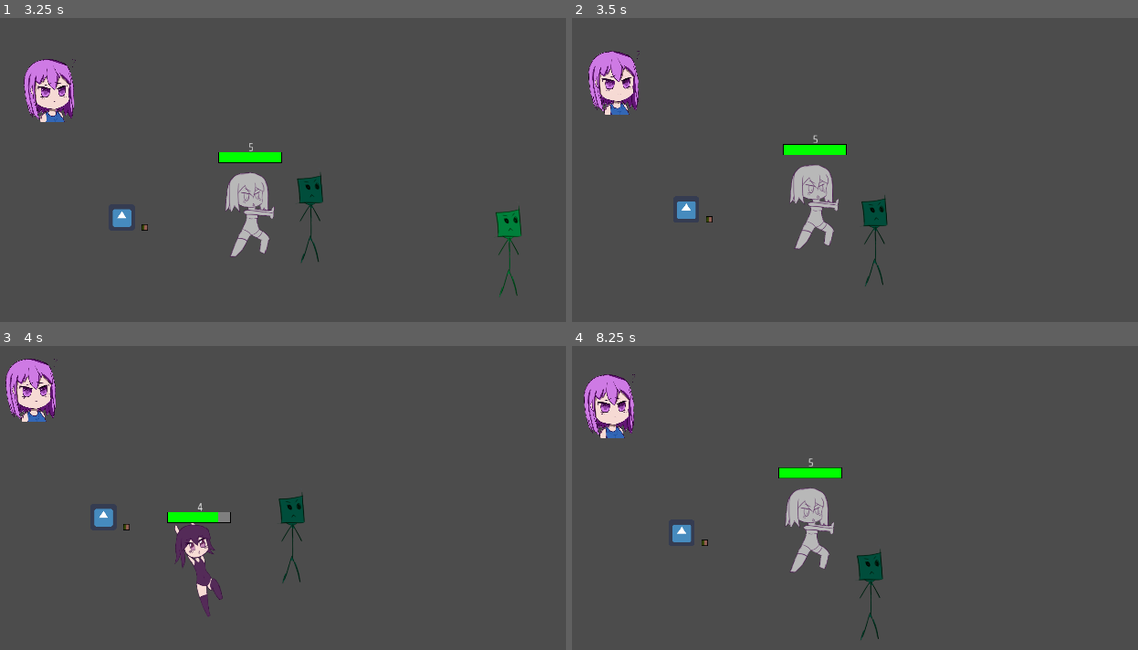
Above: before the commit, frames 1-4 (two rows, left to right).
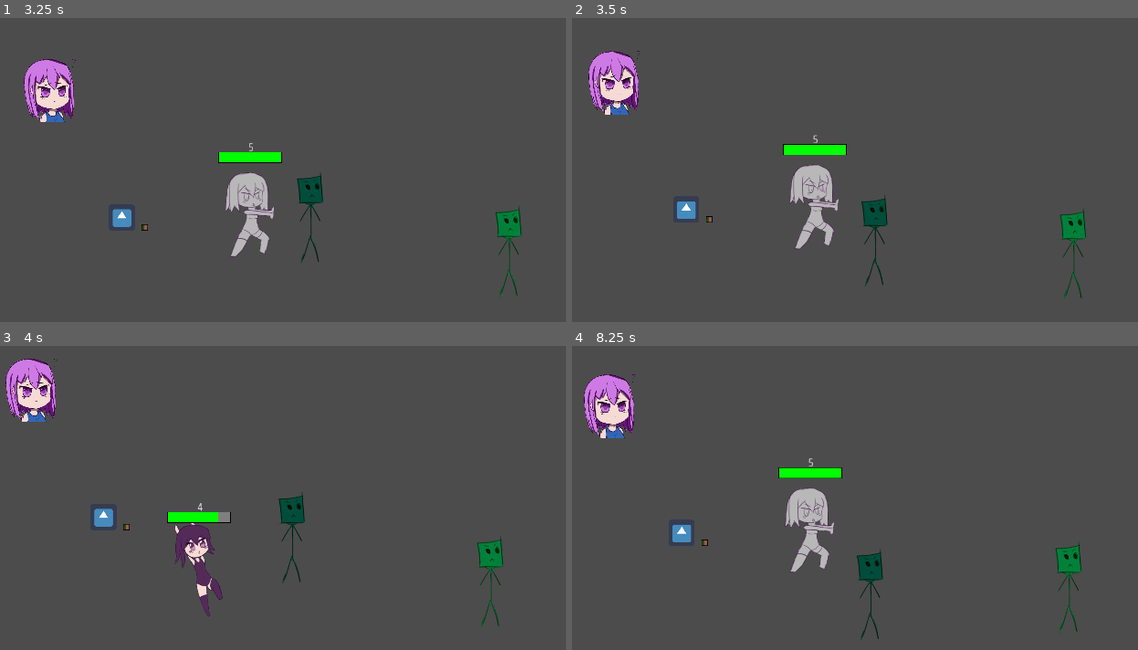
Above: after the commit, the same moments.

Repository: BeatMil/Mugi-again
Game: Godot game, scene res://scene/stage01.tscn
The game is run twice, just before and just after one commit, with the same random seed, the same clock (stepped at 60 frames per second) and the same inputs. The engine's default icon, where the game draws it, is replaced by a stand-in: a white triangle on a blue panel in a dark square.
Inputs:
- Up to frame 1 (3.25 s): tap Enter (ui_accept) at 0.5, 0.77, 0.8, 1.07, 1.35, 1.52, 1.82, 2.3, 3.02 s; hold R 0.53-1.28 s; hold Right (ui_right) 0.53-2.03 s; tap R at 1.55, 2.85 s; hold Left (ui_left) 2.03-2.78 s; hold R 2.03-2.78 s; hold Right (ui_right) from 2.78 s (still down)
- Up to frame 2 (3.5 s): keep holding Right (ui_right); tap Enter (ui_accept) at 3.32 s
- Up to frame 3 (4 s): keep holding Right (ui_right); tap Enter (ui_accept) at 3.6, 3.77 s
- Up to frame 4 (8.25 s): tap Enter (ui_accept) at 4.07, 4.52, 4.82, 5.3, 5.85, 6.02, 6.32, 6.77, 6.8, 7.07, 7.52, 7.82, 8.1 s; release Right (ui_right) at 4.28 s; hold Left (ui_left) 4.28-5.03 s; tap R at 4.35, 6.05, 7.35 s; hold Right (ui_right) 5.03-5.78 s; hold R 5.03-5.78 s; hold Left (ui_left) 5.78-7.28 s; hold R 6.53-7.28 s; hold Right (ui_right) from 7.28 s (still down)

Frame 1 is identical in both runs. In frame 2, 0.5% of the frame differs, in the area x 86-91%, y 62-93%; in frame 3, 0.5%; in frame 4, 0.5%.

Commit message:
added sfxblock

Diff:
--- a/prefab/PaperMask02.tscn
+++ b/prefab/PaperMask02.tscn
@@ -28,3 +28,4 @@
 position = Vector2( -16, 16 )
 shape = SubResource( 1 )
 [connection signal="timeout" from="Timer" to="." method="_on_Timer_timeout"]
+[connection signal="area_entered" from="Area2D" to="." method="_on_Area2D_area_entered"]
--- a/prefab/Player.tscn
+++ b/prefab/Player.tscn
@@ -462,11 +462,11 @@
 margin_bottom = -91.5789
 rect_scale = Vector2( 0.250677, 0.203678 )
 
-[node name="Timer" type="Timer" parent="."]
+[node name="Timer_attack" type="Timer" parent="."]
 wait_time = 0.8
 
 [node name="Recovery-timer" type="Timer" parent="."]
 wait_time = 0.2
 [connection signal="body_entered" from="Stand" to="." method="_on_Area2D_body_entered"]
-[connection signal="timeout" from="Timer" to="." method="_on_Timer_timeout"]
+[connection signal="timeout" from="Timer_attack" to="." method="_on_Timer_timeout"]
 [connection signal="timeout" from="Recovery-timer" to="." method="_on_Recovery_timeout"]
--- a/scene/stage01.tscn
+++ b/scene/stage01.tscn
@@ -1,14 +1,15 @@
-[gd_scene load_steps=12 format=2]
+[gd_scene load_steps=13 format=2]
 
 [ext_resource path="res://media/Player/MugiQT.png" type="Texture" id=1]
 [ext_resource path="res://prefab/Player.tscn" type="PackedScene" id=2]
 [ext_resource path="res://script/Ground.gd" type="Script" id=3]
 [ext_resource path="res://prefab/PaperMask.tscn" type="PackedScene" id=4]
-[ext_resource path="res://script/AudioBlock.gd" type="Script" id=5]
-[ext_resource path="res://script/cheat.gd" type="Script" id=6]
-[ext_resource path="res://media/Block/block-fish-01.png" type="Texture" id=7]
-[ext_resource path="res://icon.png" type="Texture" id=8]
-[ext_resource path="res://prefab/PaperMask02.tscn" type="PackedScene" id=9]
+[ext_resource path="res://script/cheat.gd" type="Script" id=5]
+[ext_resource path="res://media/Block/block-fish-01.png" type="Texture" id=6]
+[ext_resource path="res://icon.png" type="Texture" id=7]
+[ext_resource path="res://prefab/PaperMask02.tscn" type="PackedScene" id=8]
+[ext_resource path="res://script/AudioBlock.gd" type="Script" id=9]
+[ext_resource path="res://script/SfxBlock.gd" type="Script" id=10]
 
 [sub_resource type="RectangleShape2D" id=1]
 extents = Vector2( 776.42, 10 )
@@ -50,23 +51,27 @@
 [node name="PaperMask" parent="." instance=ExtResource( 4 )]
 position = Vector2( 1181.38, 439.616 )
 
-[node name="AudioBlock" type="AudioStreamPlayer" parent="."]
+[node name="CheatBox" type="Node2D" parent="."]
 script = ExtResource( 5 )
-
-[node name="CheatBox" type="Node2D" parent="."]
-script = ExtResource( 6 )
 
 [node name="Sprite" type="Sprite" parent="."]
 self_modulate = Color( 0.831373, 0.376471, 0.376471, 1 )
 position = Vector2( 304, 416 )
-texture = ExtResource( 7 )
+texture = ExtResource( 6 )
 centered = false
 
 [node name="icon-godot" type="Sprite" parent="."]
 position = Vector2( 256, 400 )
-texture = ExtResource( 8 )
+texture = ExtResource( 7 )
 
-[node name="PaperMask02" parent="." instance=ExtResource( 9 )]
+[node name="PaperMask02" parent="." instance=ExtResource( 8 )]
 position = Vector2( 720, 352 )
+
+[node name="AudioBlock" type="AudioStreamPlayer" parent="."]
+script = ExtResource( 9 )
+
+[node name="SfxBlock" type="AudioStreamPlayer" parent="."]
+script = ExtResource( 10 )
+[connection signal="damaged" from="Player" to="SfxBlock" method="_on_Player_damaged"]
 [connection signal="dead" from="Player" to="AudioBlock" method="_on_Player_dead"]
 [connection signal="state_change" from="Player" to="Player" method="_on_Player_state_change"]
--- a/script/AudioBlock.gd
+++ b/script/AudioBlock.gd
@@ -12,10 +12,5 @@
 	# audio.play()
 
 func _on_Player_dead():
-	play_death_sfx()
-	pass
-
-func play_death_sfx():
 	audio.stream = load(death01)
 	audio.play()
-	pass
--- a/script/HealthBar.gd
+++ b/script/HealthBar.gd
@@ -8,7 +8,7 @@
 
 
 func _ready():
-	max_hp = 5.00
+	max_hp = get_parent().hp_max
 	hp = max_hp
 	health_num.text = String(hp)
 	health_bar.set_tint_progress(Color(0, 1, 0))
--- a/script/PaperMask02.gd
+++ b/script/PaperMask02.gd
@@ -9,12 +9,19 @@
 var enum_array = [IDLE,JUMP,MOVE,MOVE_LEFT]
 onready var sprite = $"Sprite"
 
+# configuration
 const SPEED = 100
 const JUMP_POWER = 500
+var gravity = 10
+var hp = 2
+
+
+
+
+
 var state = JUMP
 var motion2 = Vector2()
 var direction = 1 # 1 = facing rightc
-var gravity = 10
 var ground = Vector2(0,-1)
 func _ready():
 	add_to_group("enemy")
@@ -57,6 +64,19 @@
 	state = array.front()
 	# return array[0] # or array.front()
 
+func being_damaged(amount):
+	hp -= amount
 
 func _on_Timer_timeout():
 	change_state_ramdomly(enum_array)
+
+
+func _on_Area2D_area_entered(area):
+	if area.is_in_group("attack") and hp > 0:
+		area.queue_free()
+		being_damaged(1)
+
+	if area.is_in_group("attack") and hp <= 0:
+		area.queue_free()
+		queue_free()
+	print("%s: %s" %[$".".name, hp])
--- a/script/Player.gd
+++ b/script/Player.gd
@@ -18,6 +18,8 @@
 var ground = Vector2(0,-1)
 var jumpPower = 2000
 var walkPower = 500
+var hp_max = 5.00  # float for calculation.
+#being used in HealthBar.gd
 
 var is_dead = false
 var is_attacking = false
@@ -25,6 +27,7 @@
 var direction = 1 	# 1 = facing right
 
 signal dead
+signal damaged
 signal state_change
 
 #Cache
@@ -34,7 +37,7 @@
 onready var collision = get_node('CollisionShape2D')
 onready var area = get_node('Stand')
 onready var health_bar = $"."/HealthBar
-onready var timer = $"Timer"
+onready var timer_attack = $"Timer_attack"
 onready var recover_timer = $"Recovery-timer"
 
 # area2D collision changer
@@ -57,7 +60,6 @@
 	stand_collision_scale = Vector2(1,1)
 	crouch_collision_scale = Vector2(1,0.5)
 	print("state: %s" % state)
-
 	pass
 func _physics_process(delta):
 	# print("state: %s" % state)
@@ -127,7 +129,7 @@
 func attack():
 	if Input.is_action_just_pressed("ui_accept"):
 		is_attacking = true
-		timer.start()
+		timer_attack.start()
 		var fireball = FIREBALL.instance()
 		fireball.set_position($".".get_position() + Vector2(100 * direction,0))
 		$"..".add_child(fireball)
@@ -167,6 +169,7 @@
 		health_bar.health_decrease(1)
 		velocity = move_and_slide(Vector2(9000 * -direction,-1000), ground)
 		state = RECOVERY
+		emit_signal("damaged")
 		recover_timer.start()
 	elif body.is_in_group("enemy"):
 		print(body.get_node(".").name)
@@ -178,7 +181,6 @@
 
 func _on_Timer_timeout():
 	is_attacking = false
-	pass # Replace with function body.
 
 func change_state(state):
 	state = state
--- /dev/null
+++ b/script/SfxBlock.gd
@@ -0,0 +1,11 @@
+extends AudioStreamPlayer
+
+# onready var player = get_node("../Player")
+onready var audio = get_node(".")
+
+# SFX list
+var damaged = "res://media/Sound/damaged.ogg"
+
+func _on_Player_damaged():
+	audio.stream = load(damaged)
+	audio.play()
Not shown, added: media/Sound/damaged.ogg.import
Not shown, added: media/Sound/damaged.ogg
